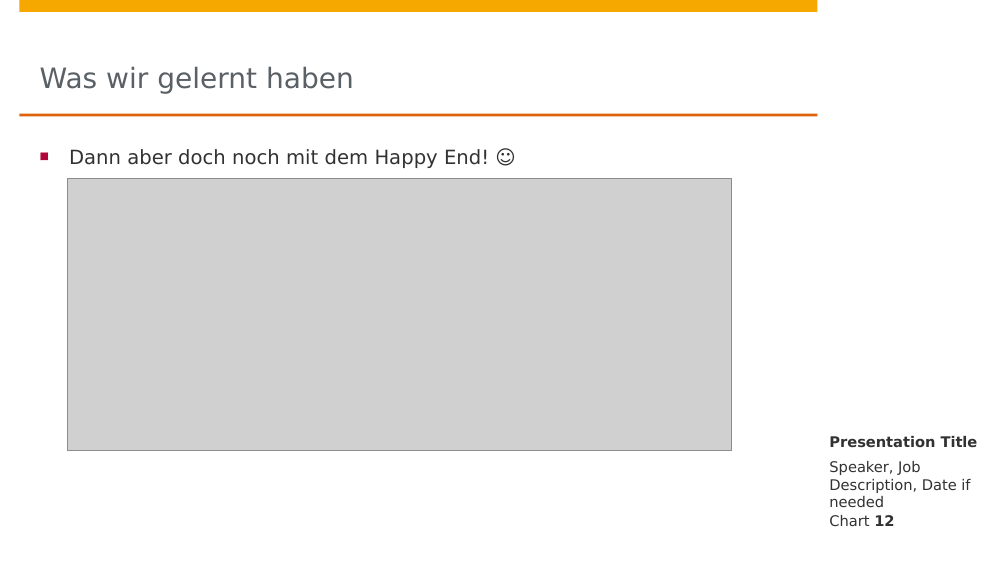
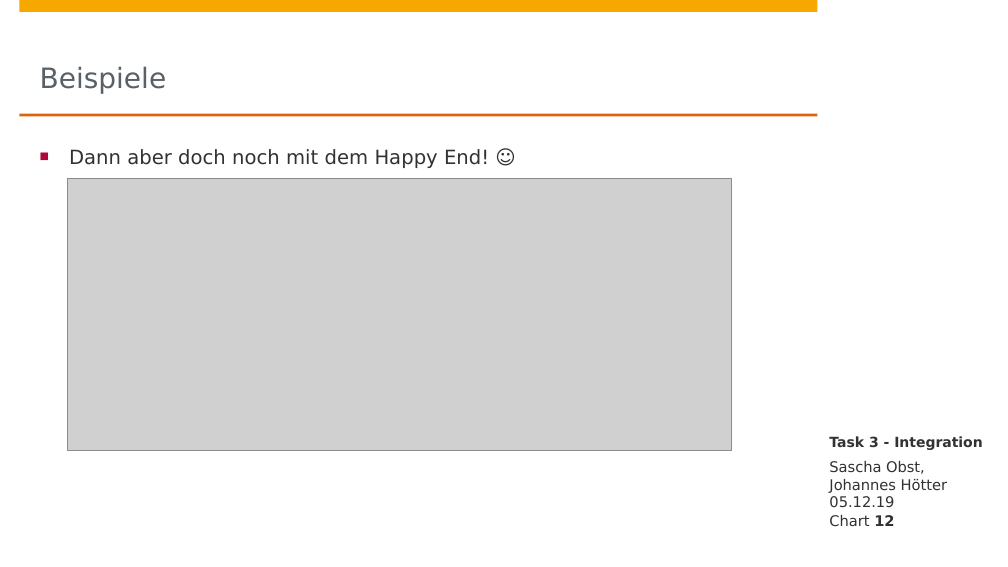
Before and after one commit to johanneshoetter/Health-Data-Integration, a slide deck: slide 12 of presentations/integration.pptx. Drawn at 1008x567 pixels with LibreOffice and Linux fonts; fonts in the diff are those of the drawing; grey boxes stand for pictures; background and template pictures are left out. Boxes give left, top, right and bottom in pixels: in the first picture for what was removed or moved away, otherwise in the second. Text is boxed around its words. In the diff, an @@ line names an element or a change of style, - is before the commit and + after.

Commit message:
Updated presentation integration.pptx

```diff
--- a/presentations/integration.pptx
+++ b/presentations/integration.pptx
@@ title at [40,66,167,94]: text changed @@
-Was wir gelernt haben
+Beispiele
@@ text at [829,436,983,450]: text changed; size 10.5 to 10 pt @@
-Presentation Title
+Task 3 - Integration
@@ text at [829,461,947,507]: text changed @@
-Speaker, Job Description, Date if needed
+Sascha Obst,
+Johannes Hötter
+05.12.19
```
Also in this commit, not shown: 8 other slides changed, 6 slides added, 6 slides removed, 1 other file.
